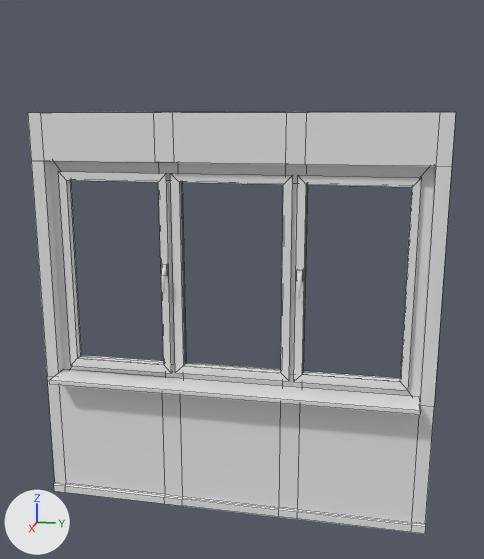
Before and after pictures for a commit that changed the Blender file Assets/Models/House/mod_Wand_mit_Fensterfront_einfach.blend.
Camera for both pictures: a camera (50 mm lens) standing at (3.95, 0.6, 2.55) and looking at (0.03, -0.18, 1.57). The lights are fixed; the arrows at lower left show +X, +Y and +Z. Mesh edges are drawn as thin lines on the coarser meshes.

The scene before the commit, as lines of its bpy script (objects in view):
```python
me_fenster_002 = bpy.data.meshes.new('Fenster.002')
me_fenster_002.from_pydata(...)  # 24 vertices, 21 faces; spans x -0.023..0.031, y 0.0..1.283, z 0.0..0.699
me_fenster_003 = bpy.data.meshes.new('Fenster.003')
me_fenster_003.from_pydata(...)  # 16 vertices, 16 faces; spans x -0.023..0.023, y 0.0..1.283, z -0.37..0.37
me_fensterrahmen_004 = bpy.data.meshes.new('Fensterrahmen.004')
me_fensterrahmen_004.from_pydata(...)  # 164 vertices, 114 faces; spans x -0.09..0.2, y 0.0..2.56, z -1.0..1.5
me_fensterrahmen_004.polygons.foreach_set('use_smooth', [True] * 114)
ob_fenster_mitte = bpy.data.objects.new('Fenster_mitte', me_fenster_003)
ob_fenster_mitte.parent = ob_wand_mit_fensterrahmen
ob_fenster_mitte.matrix_parent_inverse = Matrix(((1.0, 0.0, 0.0, 0.0), (0.0, 0.0, 1.0, 0.0), (0.0, -1.0, 0.0, 0.25), (0.0, 0.0, 0.0, 1.0)))
ob_fenster_mitte.location = (0.00239, -0.000202, 0.921)
ob_fenster_mitte.rotation_euler = (1.571, 0.0, 0.0)  # degrees (90, 0, 0)
ob_fenster_rechts = bpy.data.objects.new('Fenster_rechts', me_fenster_002)
ob_fenster_rechts.parent = ob_wand_mit_fensterrahmen
ob_fenster_rechts.matrix_parent_inverse = Matrix(((1.0, 0.0, 0.0, 0.0), (0.0, 0.0, 1.0, 0.0), (0.0, -1.0, 0.0, 0.25), (0.0, 0.0, 0.0, 1.0)))
ob_fenster_rechts.location = (0.00239, 1.099, 0.921)
ob_fenster_rechts.rotation_euler = (1.571, 0.0, 0.0)  # degrees (90, 0, 0)
ob_wand_mit_fensterrahmen = bpy.data.objects.new('Wand_mit_Fensterrahmen', me_fensterrahmen_004)
ob_wand_mit_fensterrahmen.parent = ob_fensterfront
ob_wand_mit_fensterrahmen.matrix_parent_inverse = Matrix(((1.0, 0.0, 0.0, 0.0), (0.0, 0.0, 1.0, 0.0), (0.0, -1.0, 0.0, 0.25), (0.0, 0.0, 0.0, 1.0)))
ob_wand_mit_fensterrahmen.location = (0.0, 0.25, 0.0)
ob_wand_mit_fensterrahmen.rotation_euler = (1.571, 0.0, 0.0)  # degrees (90, 0, 0)
# also in view: 'Fenster_links' at (0.02, -0.99, 1.56)
```
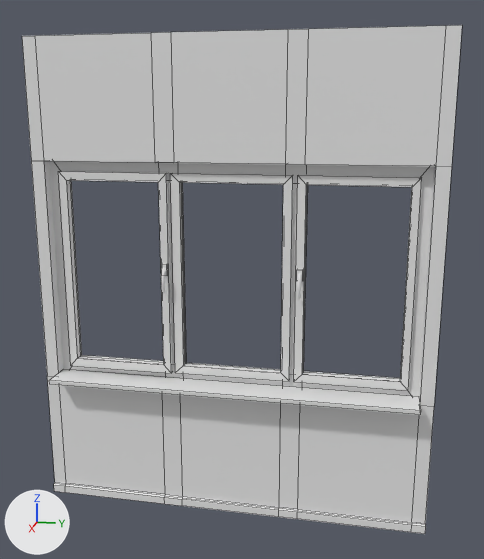
Patch to the scene script:
```diff
--- a/Assets/Models/House/mod_Wand_mit_Fensterfront_einfach.blend.py
+++ b/Assets/Models/House/mod_Wand_mit_Fensterfront_einfach.blend.py
@@ me_fensterrahmen_004 @@
 me_fensterrahmen_004.from_pydata(...)  # 164 vertices, 114 faces; spans x -0.09..0.2, y 0.0..2.56, z -1.0..1.5
 # used by ob_wand_mit_fensterrahmen; parent = ob_fensterfront; location = (0.0, 0.25, 0.0); rotation_euler = (1.571, 0.0, 0.0), in degrees (90, 0, 0)
+# me_fensterrahmen_004 part 1: all 16 vertices in x -0.08..0.07, y 2.56, z -1.0..1.5 are moved by (0.0, 0.44, 0.0)
```

Changed parts and their boxes (x1, y1, x2, y2) in the pictures (484 x 559 px; the box of a moved part takes in the faces that stretch with it):
'Wand_mit_Fensterrahmen', reshaped (21% taller): before (28, 112, 456, 534); after (22, 25, 462, 534)
part 1 of me_fensterrahmen_004, moved or reshaped: before (28, 112, 456, 167); after (22, 25, 462, 167)
